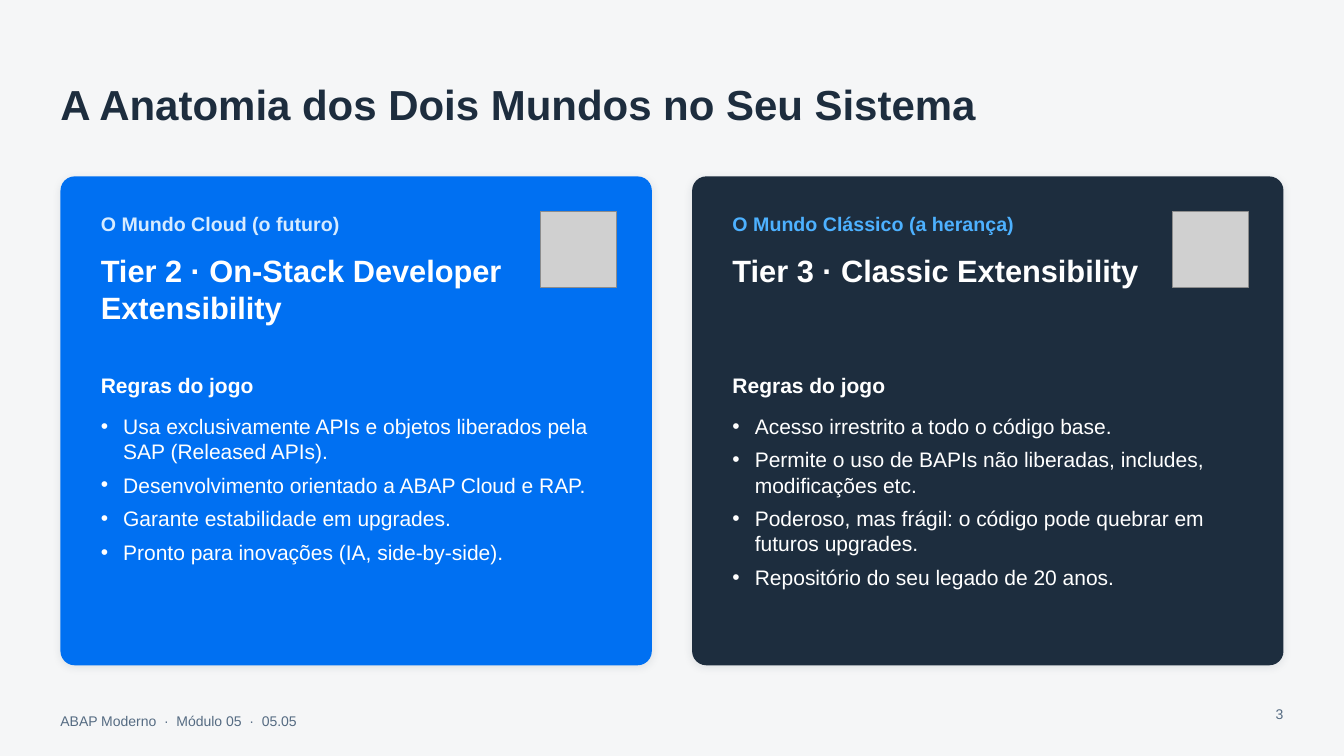
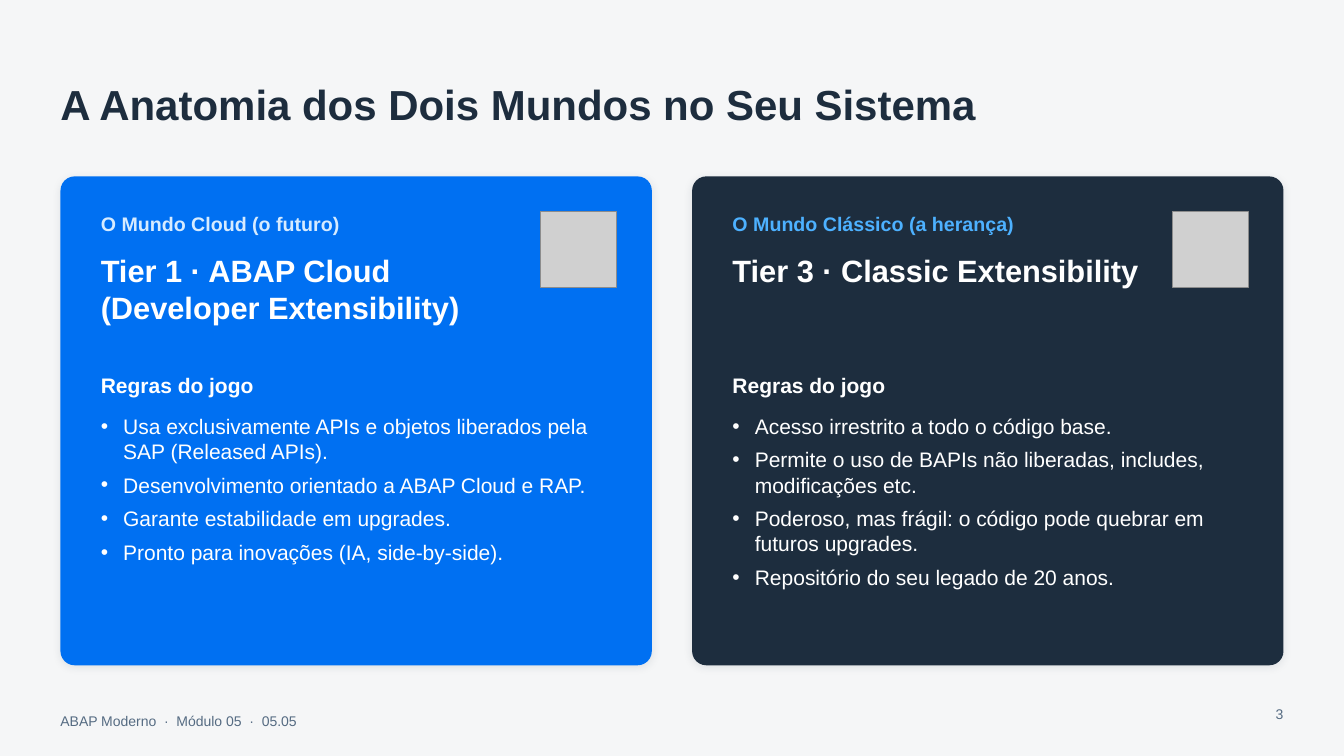
Before and after one commit to AdrianoBispo/estude-sap-abap-moderno, a slide deck: slide 3 of modulo-05/05.05 - Considerações Especiais para SAP S_4HANA Cloud Private Edition e On-Premise/05.05_Dominando_os_Dois_Mundos_Estratégia_Clean_Core.pptx. Drawn at 1344x756 pixels with LibreOffice and Linux fonts; fonts in the diff are those of the drawing; grey boxes stand for pictures. Boxes give left, top, right and bottom in pixels: in the first picture for what was removed or moved away, otherwise in the second. Text is boxed around its words. In the diff, an @@ line names an element or a change of style, - is before the commit and + after.

```diff
--- a/modulo-05/05.05 - Considerações Especiais para SAP S_4HANA Cloud Private Edition e On-Premise/05.05_Dominando_os_Dois_Mundos_Estratégia_Clean_Core.pptx
+++ b/modulo-05/05.05 - Considerações Especiais para SAP S_4HANA Cloud Private Edition e On-Premise/05.05_Dominando_os_Dois_Mundos_Estratégia_Clean_Core.pptx
@@ text at (101, 259, 459, 325): text changed @@
-Tier 2 · On-Stack Developer Extensibility
+Tier 1 · ABAP Cloud (Developer Extensibility)
```
Also in this commit, not shown: 11 other slides changed, 1 slide added, 1 other file.
